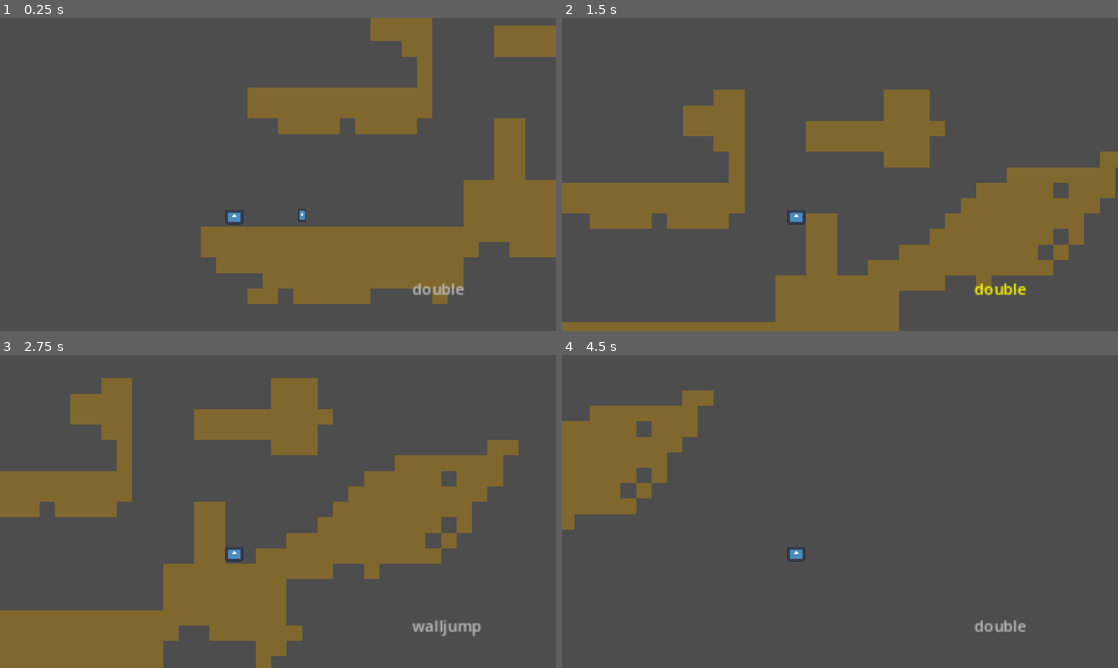
Above: before the commit, frames 1-4 (two rows, left to right).
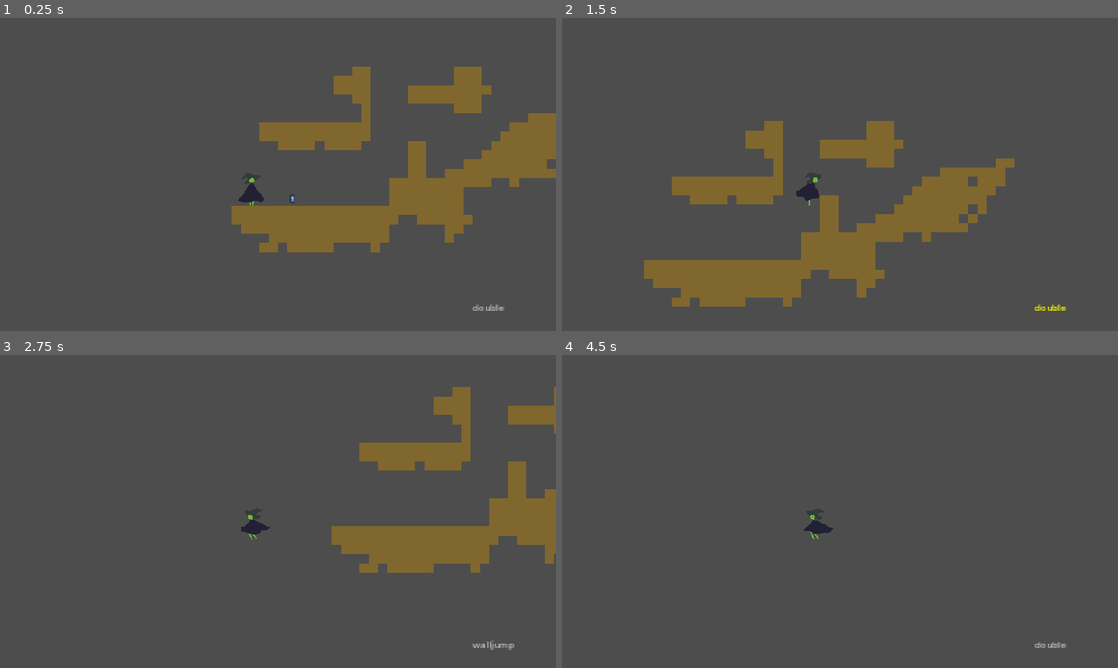
Above: after the commit, the same moments.

Repository: rawardi/MarchSosegamjamKaputt
Game: Godot game, scene res://Scenes/level_1.tscn
The game is run twice, just before and just after one commit, with the same random seed, the same clock (stepped at 60 frames per second) and the same inputs. The engine's default icon, where the game draws it, is replaced by a stand-in: a white triangle on a blue panel in a dark square.
Inputs (mouse positions are in pixels of both pictures, inside the frame that each line leads up to):
- Up to frame 1 (0.25 s): no input
- Up to frame 2 (1.5 s): tap Enter at 0.5 s; move the mouse to (962, 158) at 0.52 s; hold Right (ui_right) from 0.53 s (still down); tap Shift (use_card) at 0.6 s; tap Up (ui_up) at 0.77, 0.8, 1.07, 1.35 s; move the mouse to (728, 190) at 1.27 s
- Up to frame 3 (2.75 s): tap Up (ui_up) at 1.52, 1.82, 2.3 s; tap Shift (use_card) at 1.55 s; move the mouse to (333, 442) at 2.02 s; release Right (ui_right) at 2.03 s; hold Left (ui_left) from 2.03 s (still down); click (333, 442) at 2.1 s
- Up to frame 4 (4.5 s): move the mouse to (812, 574) at 2.77 s; release Left (ui_left) at 2.78 s; hold Right (ui_right) 2.78-4.28 s; right-click (812, 574) at 2.85 s; tap Up (ui_up) at 3.02, 3.32, 3.77, 3.8, 4.07 s; tap Shift (use_card) at 3.05, 3.6, 4.35 s; move the mouse to (1006, 558) at 3.52 s; move the mouse to (673, 464) at 4.27 s; hold Left (ui_left) from 4.28 s (still down)

The runs differ from the first frame. In frame 1, 26% of the frame differs, in the area x 36-100%, y 0-94%; in frame 2, 31%; in frame 3, 34%, in the area x 0-100%, y 7-100%; in frame 4, 7.1%.

Commit message:
ganz viel character stuff DONT CHANGE grrrr

Diff:
--- a/new-game-project/Player.tscn
+++ b/new-game-project/Player.tscn
@@ -1,17 +1,273 @@
-[gd_scene load_steps=4 format=3 uid="uid://dses5w6sjpe2"]
-
-[ext_resource type="Texture2D" uid="uid://bky5jfk0ynfiw" path="res://icon.svg" id="1_4u5hd"]
+[gd_scene load_steps=42 format=3 uid="uid://dses5w6sjpe2"]
+
 [ext_resource type="Script" path="res://player.gd" id="1_15r4l"]
+[ext_resource type="Texture2D" uid="uid://dhxxifcbvnyy8" path="res://Animation_Double_Jump-Sheet.png" id="2_80e6o"]
+[ext_resource type="Texture2D" uid="uid://vislg8krbo11" path="res://Animation_Walk-Sheet.png" id="2_qs1fs"]
+[ext_resource type="Texture2D" uid="uid://c5iccjo5ifx4i" path="res://Animation_Fall-Sheet.png" id="3_qwho1"]
+[ext_resource type="Texture2D" uid="uid://dvimy487h601n" path="res://Animation_Idle-Sheet.png" id="4_ski1s"]
+[ext_resource type="Texture2D" uid="uid://dge3aeo46nshg" path="res://Animation_Jump-Sheet.png" id="5_rqgas"]
+[ext_resource type="Texture2D" uid="uid://cqbb60uyabpwj" path="res://Animation_Wall_Hold_2-Sheet-export.png" id="7_7qyoj"]
+[ext_resource type="Texture2D" uid="uid://dxouxnnxwlv3f" path="res://Animation_Jump_Wall_flipped-Sheet.png" id="8_688lk"]
 
 [sub_resource type="RectangleShape2D" id="RectangleShape2D_y0j5y"]
+
+[sub_resource type="AtlasTexture" id="AtlasTexture_f251x"]
+atlas = ExtResource("2_80e6o")
+region = Rect2(0, 0, 70, 70)
+
+[sub_resource type="AtlasTexture" id="AtlasTexture_6ydqa"]
+atlas = ExtResource("2_80e6o")
+region = Rect2(70, 0, 70, 70)
+
+[sub_resource type="AtlasTexture" id="AtlasTexture_gr604"]
+atlas = ExtResource("2_80e6o")
+region = Rect2(140, 0, 70, 70)
+
+[sub_resource type="AtlasTexture" id="AtlasTexture_as3p3"]
+atlas = ExtResource("2_80e6o")
+region = Rect2(210, 0, 70, 70)
+
+[sub_resource type="AtlasTexture" id="AtlasTexture_od1ih"]
+atlas = ExtResource("2_80e6o")
+region = Rect2(280, 0, 70, 70)
+
+[sub_resource type="AtlasTexture" id="AtlasTexture_s1xoe"]
+atlas = ExtResource("3_qwho1")
+region = Rect2(0, 0, 70, 70)
+
+[sub_resource type="AtlasTexture" id="AtlasTexture_8pbji"]
+atlas = ExtResource("3_qwho1")
+region = Rect2(70, 0, 70, 70)
+
+[sub_resource type="AtlasTexture" id="AtlasTexture_uvkrx"]
+atlas = ExtResource("3_qwho1")
+region = Rect2(140, 0, 70, 70)
+
+[sub_resource type="AtlasTexture" id="AtlasTexture_etowx"]
+atlas = ExtResource("3_qwho1")
+region = Rect2(210, 0, 70, 70)
+
+[sub_resource type="AtlasTexture" id="AtlasTexture_705e1"]
+atlas = ExtResource("4_ski1s")
+region = Rect2(0, 0, 70, 70)
+
+[sub_resource type="AtlasTexture" id="AtlasTexture_6os8r"]
+atlas = ExtResource("4_ski1s")
+region = Rect2(70, 0, 70, 70)
+
+[sub_resource type="AtlasTexture" id="AtlasTexture_62bdv"]
+atlas = ExtResource("4_ski1s")
+region = Rect2(140, 0, 70, 70)
+
+[sub_resource type="AtlasTexture" id="AtlasTexture_0fjyp"]
+atlas = ExtResource("4_ski1s")
+region = Rect2(210, 0, 70, 70)
+
+[sub_resource type="AtlasTexture" id="AtlasTexture_sju3k"]
+atlas = ExtResource("5_rqgas")
+region = Rect2(0, 0, 70, 70)
+
+[sub_resource type="AtlasTexture" id="AtlasTexture_cvcnm"]
+atlas = ExtResource("5_rqgas")
+region = Rect2(70, 0, 70, 70)
+
+[sub_resource type="AtlasTexture" id="AtlasTexture_qvlwq"]
+atlas = ExtResource("5_rqgas")
+region = Rect2(140, 0, 70, 70)
+
+[sub_resource type="AtlasTexture" id="AtlasTexture_nwmo7"]
+atlas = ExtResource("5_rqgas")
+region = Rect2(210, 0, 70, 70)
+
+[sub_resource type="AtlasTexture" id="AtlasTexture_k37xq"]
+atlas = ExtResource("2_qs1fs")
+region = Rect2(0, 0, 70, 70)
+
+[sub_resource type="AtlasTexture" id="AtlasTexture_400uy"]
+atlas = ExtResource("2_qs1fs")
+region = Rect2(70, 0, 70, 70)
+
+[sub_resource type="AtlasTexture" id="AtlasTexture_eh7i0"]
+atlas = ExtResource("2_qs1fs")
+region = Rect2(140, 0, 70, 70)
+
+[sub_resource type="AtlasTexture" id="AtlasTexture_wod0l"]
+atlas = ExtResource("2_qs1fs")
+region = Rect2(210, 0, 70, 70)
+
+[sub_resource type="AtlasTexture" id="AtlasTexture_cl6dp"]
+atlas = ExtResource("2_qs1fs")
+region = Rect2(280, 0, 70, 70)
+
+[sub_resource type="AtlasTexture" id="AtlasTexture_f12dj"]
+atlas = ExtResource("2_qs1fs")
+region = Rect2(350, 0, 70, 70)
+
+[sub_resource type="AtlasTexture" id="AtlasTexture_xhy1b"]
+atlas = ExtResource("2_qs1fs")
+region = Rect2(420, 0, 70, 70)
+
+[sub_resource type="AtlasTexture" id="AtlasTexture_mvj4j"]
+atlas = ExtResource("7_7qyoj")
+region = Rect2(0, 0, 70, 70)
+
+[sub_resource type="AtlasTexture" id="AtlasTexture_etkdi"]
+atlas = ExtResource("7_7qyoj")
+region = Rect2(70, 0, 70, 70)
+
+[sub_resource type="AtlasTexture" id="AtlasTexture_nv1vm"]
+atlas = ExtResource("7_7qyoj")
+region = Rect2(140, 0, 70, 70)
+
+[sub_resource type="AtlasTexture" id="AtlasTexture_pl20a"]
+atlas = ExtResource("7_7qyoj")
+region = Rect2(210, 0, 70, 70)
+
+[sub_resource type="AtlasTexture" id="AtlasTexture_7fvw4"]
+atlas = ExtResource("8_688lk")
+region = Rect2(70, 0, 70, 70)
+
+[sub_resource type="AtlasTexture" id="AtlasTexture_tcmsu"]
+atlas = ExtResource("8_688lk")
+region = Rect2(140, 0, 70, 70)
+
+[sub_resource type="AtlasTexture" id="AtlasTexture_cgn6q"]
+atlas = ExtResource("8_688lk")
+region = Rect2(210, 0, 70, 70)
+
+[sub_resource type="SpriteFrames" id="SpriteFrames_ftyrt"]
+animations = [{
+"frames": [{
+"duration": 0.8,
+"texture": SubResource("AtlasTexture_f251x")
+}, {
+"duration": 0.8,
+"texture": SubResource("AtlasTexture_6ydqa")
+}, {
+"duration": 0.8,
+"texture": SubResource("AtlasTexture_gr604")
+}, {
+"duration": 0.8,
+"texture": SubResource("AtlasTexture_as3p3")
+}, {
+"duration": 0.8,
+"texture": SubResource("AtlasTexture_od1ih")
+}],
+"loop": false,
+"name": &"double",
+"speed": 15.0
+}, {
+"frames": [{
+"duration": 0.8,
+"texture": SubResource("AtlasTexture_s1xoe")
+}, {
+"duration": 0.8,
+"texture": SubResource("AtlasTexture_8pbji")
+}, {
+"duration": 0.8,
+"texture": SubResource("AtlasTexture_uvkrx")
+}, {
+"duration": 0.8,
+"texture": SubResource("AtlasTexture_etowx")
+}],
+"loop": true,
+"name": &"falling",
+"speed": 5.0
+}, {
+"frames": [{
+"duration": 0.8,
+"texture": SubResource("AtlasTexture_705e1")
+}, {
+"duration": 0.8,
+"texture": SubResource("AtlasTexture_6os8r")
+}, {
+"duration": 0.8,
+"texture": SubResource("AtlasTexture_62bdv")
+}, {
+"duration": 0.8,
+"texture": SubResource("AtlasTexture_0fjyp")
+}],
+"loop": true,
+"name": &"idle",
+"speed": 5.0
+}, {
+"frames": [{
+"duration": 0.8,
+"texture": SubResource("AtlasTexture_sju3k")
+}, {
+"duration": 0.8,
+"texture": SubResource("AtlasTexture_cvcnm")
+}, {
+"duration": 0.8,
+"texture": SubResource("AtlasTexture_qvlwq")
+}, {
+"duration": 0.8,
+"texture": SubResource("AtlasTexture_nwmo7")
+}],
+"loop": false,
+"name": &"jump",
+"speed": 15.0
+}, {
+"frames": [{
+"duration": 0.8,
+"texture": SubResource("AtlasTexture_k37xq")
+}, {
+"duration": 0.8,
+"texture": SubResource("AtlasTexture_400uy")
+}, {
+"duration": 0.8,
+"texture": SubResource("AtlasTexture_eh7i0")
+}, {
+"duration": 0.8,
+"texture": SubResource("AtlasTexture_wod0l")
+}, {
+"duration": 0.8,
+"texture": SubResource("AtlasTexture_cl6dp")
+}, {
+"duration": 0.8,
+"texture": SubResource("AtlasTexture_f12dj")
+}, {
+"duration": 0.8,
+"texture": SubResource("AtlasTexture_xhy1b")
+}],
+"loop": true,
+"name": &"running",
+"speed": 5.0
+}, {
+"frames": [{
+"duration": 0.8,
+"texture": SubResource("AtlasTexture_mvj4j")
+}, {
+"duration": 0.8,
+"texture": SubResource("AtlasTexture_etkdi")
+}, {
+"duration": 0.8,
+"texture": SubResource("AtlasTexture_nv1vm")
+}, {
+"duration": 0.8,
+"texture": SubResource("AtlasTexture_pl20a")
+}],
+"loop": true,
+"name": &"wallclutch",
+"speed": 5.0
+}, {
+"frames": [{
+"duration": 0.8,
+"texture": SubResource("AtlasTexture_7fvw4")
+}, {
+"duration": 0.8,
+"texture": SubResource("AtlasTexture_tcmsu")
+}, {
+"duration": 0.8,
+"texture": SubResource("AtlasTexture_cgn6q")
+}],
+"loop": false,
+"name": &"walljump",
+"speed": 15.0
+}]
 
 [node name="Player" type="CharacterBody2D" groups=["player"]]
 script = ExtResource("1_15r4l")
-
-[node name="Sprite2D" type="Sprite2D" parent="."]
-position = Vector2(-0.249998, 2)
-scale = Vector2(0.144531, 0.117188)
-texture = ExtResource("1_4u5hd")
 
 [node name="CollisionShape2D" type="CollisionShape2D" parent="."]
 position = Vector2(0, 2)
@@ -25,11 +281,17 @@
 wait_time = 1.509
 
 [node name="RichTextLabel" type="RichTextLabel" parent="."]
-offset_left = 184.0
-offset_top = 65.0
-offset_right = 318.0
-offset_bottom = 105.0
+offset_left = 381.0
+offset_top = 175.0
+offset_right = 515.0
+offset_bottom = 215.0
 theme_override_colors/font_selected_color = Color(0.87451, 0.698039, 0, 1)
 bbcode_enabled = true
 
+[node name="AnimatedSprite2D" type="AnimatedSprite2D" parent="."]
+position = Vector2(0, -17)
+sprite_frames = SubResource("SpriteFrames_ftyrt")
+animation = &"walljump"
+autoplay = "idle"
+
 [connection signal="timeout" from="Timer" to="." method="_on_timer_timeout"]
--- a/new-game-project/player.gd
+++ b/new-game-project/player.gd
@@ -2,6 +2,7 @@
 
 
 @onready var selected_card = $RichTextLabel
+@onready var animation = $AnimatedSprite2D
 
 const JUMP_VELOCITY = -500.0
 var MAX_SPEED = 700.0
@@ -11,13 +12,15 @@
 var can_jump = true
 var coyote_timer = 0
 var wallclutch = false
+var launched_to_ground = true
+var direction
+var loop_animation = true
 # Get the gravity from the project settings to be synced with RigidBody nodes.
 var gravity = ProjectSettings.get_setting("physics/2d/default_gravity")
 
-var wjump = false
 var stop_timer = 0
 
-
+var launched = false
 
 var cardtypes = {"double": 0, "walljump": 0, "explosion": 0}
 var cardname_array = ["double", "walljump", "explosion"]
@@ -27,40 +30,54 @@
 
 #movement management
 func _physics_process(delta):
-	var direction = Input.get_axis("ui_left", "ui_right")
+	direction = Input.get_axis("ui_left", "ui_right")
+
+#implements gravity
+	if not is_on_floor() and not wallclutch:
+		velocity.y += gravity * delta
 
 
 #start wall jump
-	if is_on_wall() and Input.is_action_just_pressed("use_card") and current_cardtype == "walljump":
+	if is_on_wall() and Input.is_action_just_pressed("use_card"):# and current_cardtype == "walljump" and cardtypes[cardname_array[i]] > 0:
 		wallclutch = true
 
 #wall clutch when shift pressed
 	if is_on_wall() and wallclutch:
 		velocity.x=0
 		velocity.y=0
+		animation.play("wallclutch")
+		loop_animation = false
 
 #launch when shift released
 	if Input.is_action_just_released("use_card") and wallclutch:
+		MAX_SPEED += 200
 		wallclutch = false
 		var shoot_vector = global_position - get_global_mouse_position()
 		shoot_vector.round()
 		shoot_vector /= shoot_vector.length()
 		velocity = shoot_vector * 825
-		wjump = true
-		await get_tree().create_timer(0.3).timeout
-		wjump = false
-		MAX_SPEED += 200
 
+		animation.play("walljump")
 
-#implements gravity
-	if not is_on_floor() and not wallclutch:
-		velocity.y += gravity * delta
+		launched_to_ground = false
+		launched = true
+		await get_tree().create_timer(0.5).timeout
+		launched_to_ground = true
+		await get_tree().create_timer(0.5).timeout
+		launched = false
+
+		loop_animation = true
 
 
 # Handle Jump.
 	if Input.is_action_just_pressed("ui_up") and can_jump:
 		velocity.y = JUMP_VELOCITY
 		can_jump = false
+
+		loop_animation = false
+		animation.play("jump")
+		await animation.animation_finished
+		loop_animation = true
 
 #coyote timer for better game feel
 	if is_on_floor():
@@ -72,29 +89,59 @@
 			can_jump = false
 
 
+	if is_on_floor() and launched_to_ground:
+		launched = false
+
+
+#double jump ability
+	if Input.is_action_just_pressed("use_card") and current_cardtype == "double" and cardtypes[cardname_array[i]] > 0:
+		MAX_SPEED += 100
+		if animation.flip_h == true:
+			velocity.x += -MAX_SPEED/2
+			velocity.y = JUMP_VELOCITY
+		else:
+			velocity.x += MAX_SPEED/2
+			velocity.y = JUMP_VELOCITY
+
+		cardtypes[cardname_array[i]] -= 1
+
+		loop_animation = false
+		animation.play("double")
+		await animation.animation_finished
+		loop_animation = true
+
+		launched_to_ground = false
+		launched = true
+		await get_tree().create_timer(0.2).timeout
+		launched_to_ground = true
+		await get_tree().create_timer(1.0).timeout
+		launched = false
+
+
+	if not wallclutch:
+
 #flips charactersprite
-	if direction == -1:
-		get_node("Sprite2D").flip_h = true
-	elif direction == 1:
-		get_node("Sprite2D").flip_h = false
+		if direction == -1:
+			animation.flip_h = true
+		elif direction == 1:
+			animation.flip_h = false
 
 
 #walking
-	if not wjump and not wallclutch:
 		if direction:
 			velocity.x = direction * SPEED
 			if (SPEED < MAX_SPEED):
 				SPEED += 20
-		else:
+		elif not launched:
 			velocity.x = move_toward(velocity.x, 0, SPEED)
 			SPEED = 300
 
 #tracks time without directional imput, deletes buildup speed if stood still for too long
-			stop_timer += delta
-			if stop_timer < 1:
-				MAX_SPEED = original_max_speed
-			else:
-				stop_timer = 0
+		stop_timer += delta
+		if stop_timer < 1:
+			MAX_SPEED = original_max_speed
+		else:
+			stop_timer = 0
 
 	move_and_slide()
 
@@ -125,12 +172,6 @@
 			i -= 1
 		current_cardtype = cardname_array[i]
 
-
-#player uses card when he has the selected card (based on i)
-	if Input.is_action_just_pressed("use_card") and cardtypes[cardname_array[i]] > 0:
-		cardtypes[cardname_array[i]] -= 1
-
-
 #displays selected card
 	selected_card.text = current_cardtype
 	if cardtypes[cardname_array[i]] != 0:
@@ -139,6 +180,17 @@
 		selected_card.text = "[color=gray]" + current_cardtype
 
 
+
+#animation manager
+	if loop_animation == true:
+		if direction and is_on_floor():
+			animation.play("running")
+		elif velocity == Vector2(0,0):
+			animation.play("idle")
+		elif not is_on_floor():
+			animation.play("falling")
+
+
 func store_card(type):
 #stores a new card and equips it's effect
 	cardtypes[type] += 1
--- a/new-game-project/project.godot
+++ b/new-game-project/project.godot
@@ -17,6 +17,8 @@
 
 [display]
 
+window/size/viewport_width=1920
+window/size/viewport_height=1080
 window/stretch/mode="canvas_items"
 
 [input]
@@ -91,3 +93,7 @@
 [physics]
 
 2d/default_gravity=2080.0
+
+[rendering]
+
+textures/canvas_textures/default_texture_filter=0
Binary file added: new-game-project/Animation_Double_Jump-Sheet.png
Not shown, added: new-game-project/Animation_Double_Jump-Sheet.png.import
Binary file added: new-game-project/Animation_Fall-Sheet.png
Not shown, added: new-game-project/Animation_Fall-Sheet.png.import
Binary file added: new-game-project/Animation_Idle-Sheet.png
Not shown, added: new-game-project/Animation_Idle-Sheet.png.import
Binary file added: new-game-project/Animation_Jump-Sheet.png
Not shown, added: new-game-project/Animation_Jump-Sheet.png.import
Binary file added: new-game-project/Animation_Jump_Wall_flipped-Sheet.png
Not shown, added: new-game-project/Animation_Jump_Wall_flipped-Sheet.png.import
Binary file added: new-game-project/Animation_Walk-Sheet.png
Not shown, added: new-game-project/Animation_Walk-Sheet.png.import
(and 6 more such lines)
